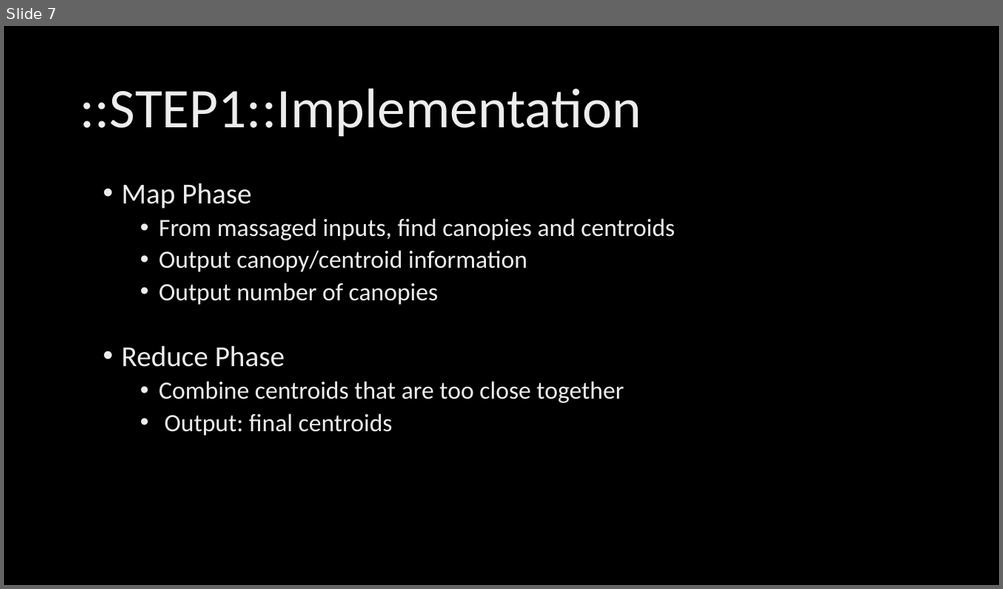
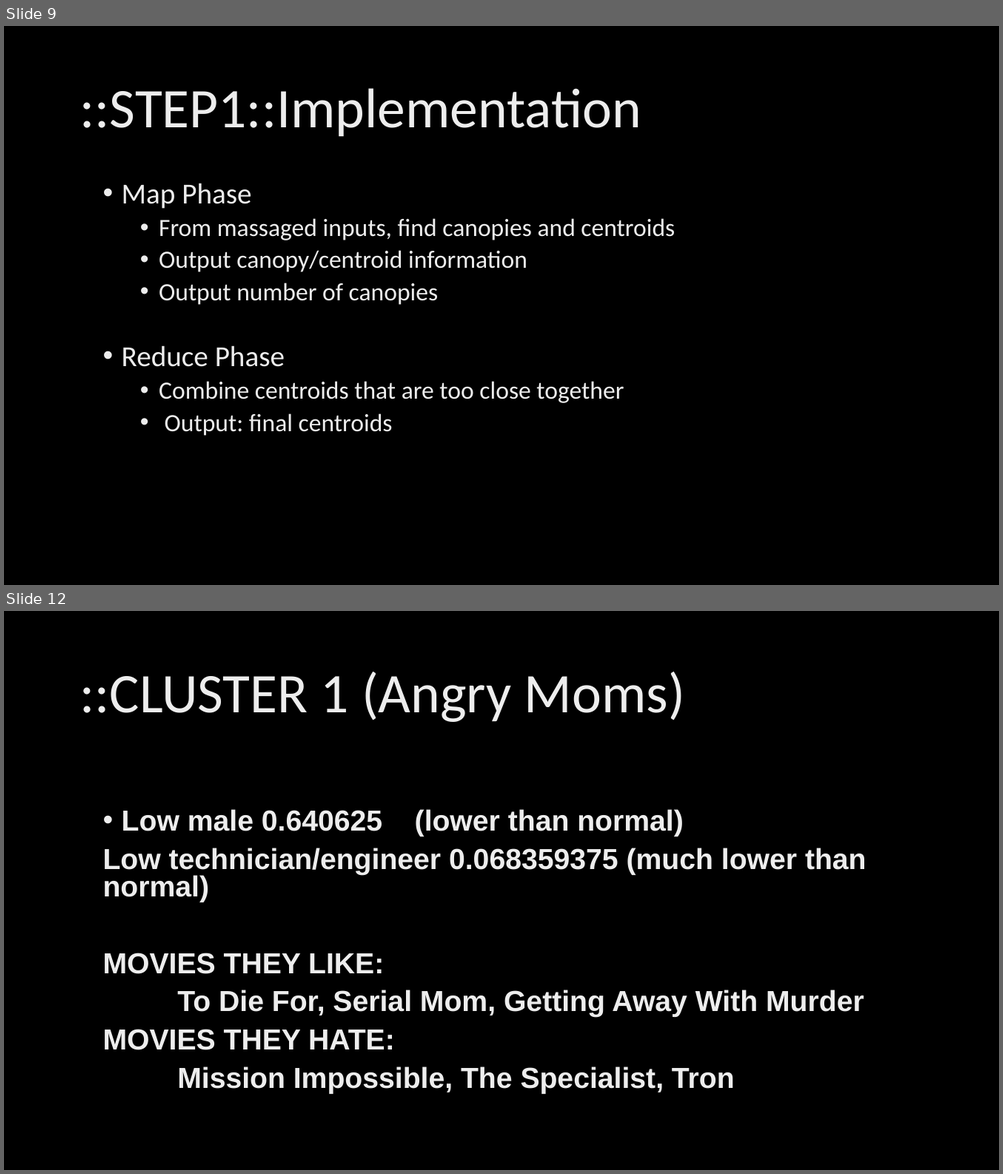
Before and after one commit to ahmed-k/CS757FinalProject, a slide deck: documentation/CS757 - Final Project Presentation.pptx. Shown one above the other, each under a label of ours: slide 7 before the commit, slides 9 and 12 after it; the slides between them are not shown. The pictures are 1003x589 and 1003x1174 pixels, drawn with LibreOffice and Linux fonts; fonts in the diff are those of the drawing; background and template pictures are left out. Boxes give left, top, right and bottom in pixels: in the first picture for what was removed or moved away, otherwise in the second. Text is boxed around its words. In the diff, an @@ line names an element or a change of style, - is before the commit and + after.

```diff
--- a/documentation/CS757 - Final Project Presentation.pptx
+++ b/documentation/CS757 - Final Project Presentation.pptx
@@ slide 12 added at (4,611,999,1170), background picture (left out) @@
@@ title added at (79,672,685,722), 54 pt, text gradient #BFBFBF to #EDEDED to #FFFFFF @@
+::CLUSTER 1 (Angry Moms)
@@ text added at (103,809,866,1094), 28 pt, text gradient #BFBFBF to #EDEDED to #FFFFFF, bold @@
+• Low male 0.640625 (lower than normal)
+Low technician/engineer 0.068359375 (much lower than normal)
+MOVIES THEY LIKE:
+To Die For, Serial Mom, Getting Away With Murder
+MOVIES THEY HATE:
+Mission Impossible, The Specialist, Tron
@@ what was slide 7 is now slide 9 @@
```
Also in this commit, not shown: 3 slides changed, 9 other slides added.
